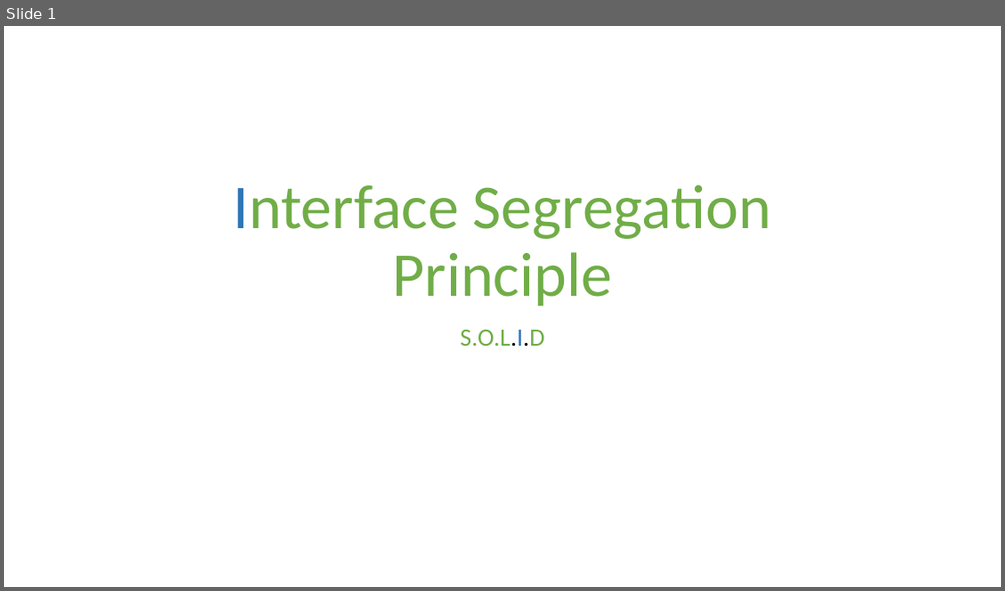
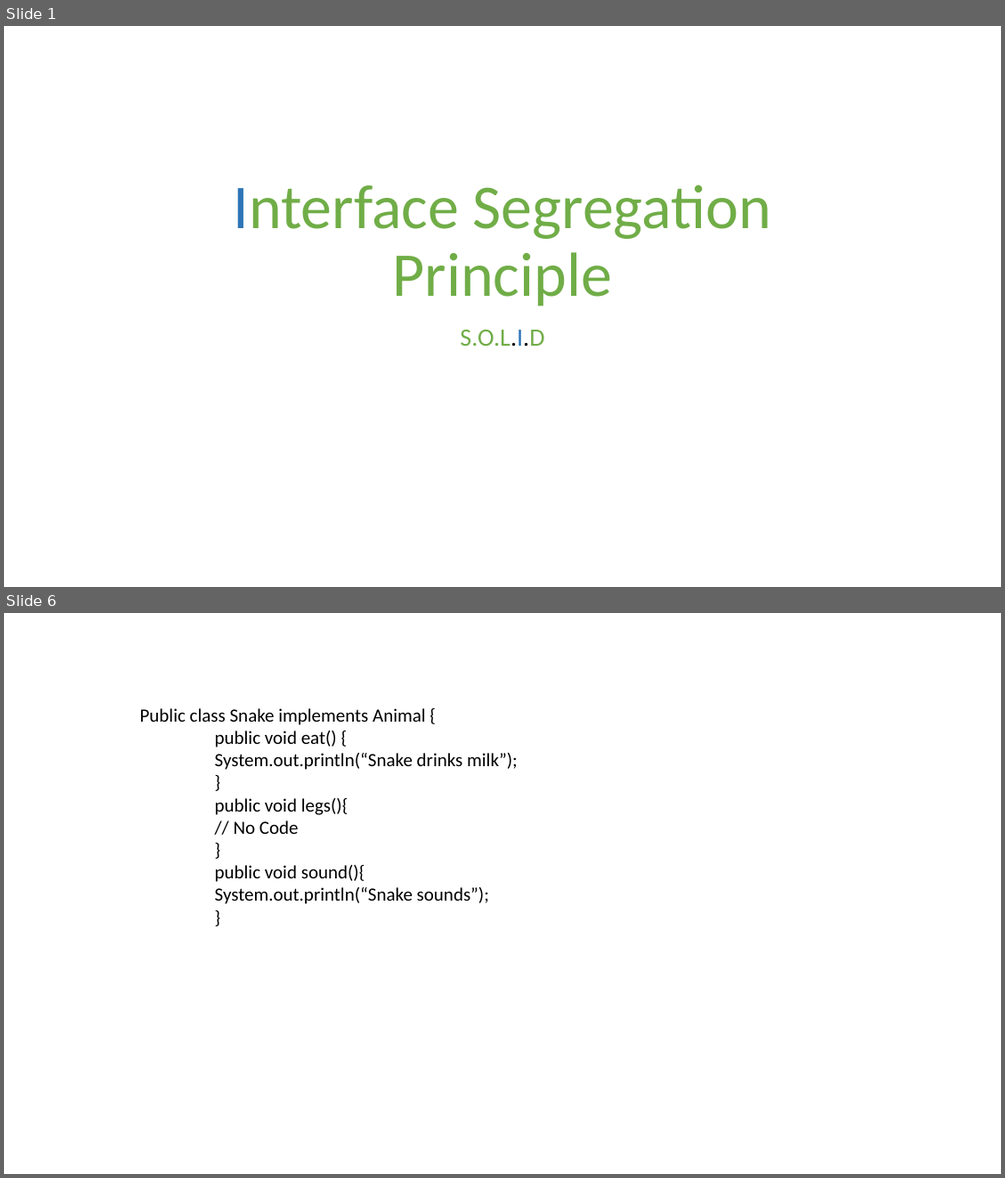
Before and after one commit to Lakshhmi/Java-Exercises, a slide deck: Interface Segregation Principle.pptx. Shown one above the other, each under a label of ours: slide 1 before the commit, slides 1 and 6 after it; the slides between them are not shown. The pictures are 1005x591 and 1005x1178 pixels, drawn with LibreOffice and Linux fonts; fonts in the diff are those of the drawing. Boxes give left, top, right and bottom in pixels: in the first picture for what was removed or moved away, otherwise in the second. Text is boxed around its words. In the diff, an @@ line names an element or a change of style, - is before the commit and + after.

```diff
--- a/Interface Segregation Principle.pptx
+++ b/Interface Segregation Principle.pptx
@@ slide 6 added at <box>4,613,1001,1174</box>, background #FFFFFF @@
@@ text added at <box>140,708,518,904</box>, 18 pt, text #000000 @@
+Public class Snake implements Animal {
+public void eat() {
+System.out.println(“Snake drinks milk”);
+}
+public void legs(){
+// No Code
+}
+public void sound(){
+System.out.println(“Snake sounds”);
+}
```
Also in this commit, not shown: 1 slide changed, 3 other slides added, 1 slide removed.
